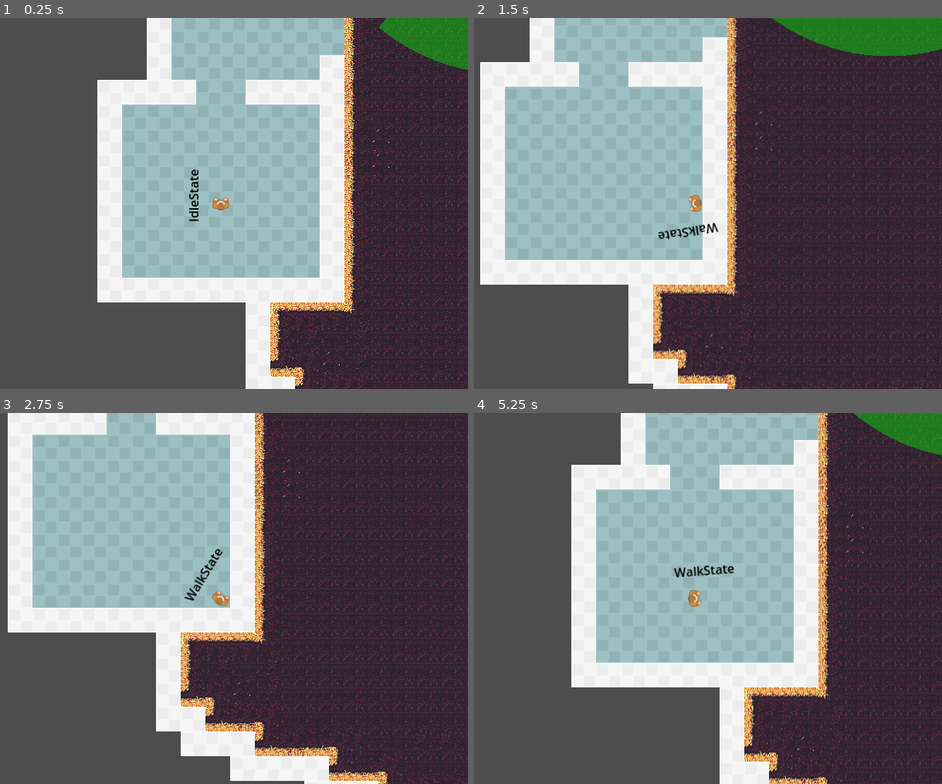
Above: before the commit, frames 1-4 (two rows, left to right).
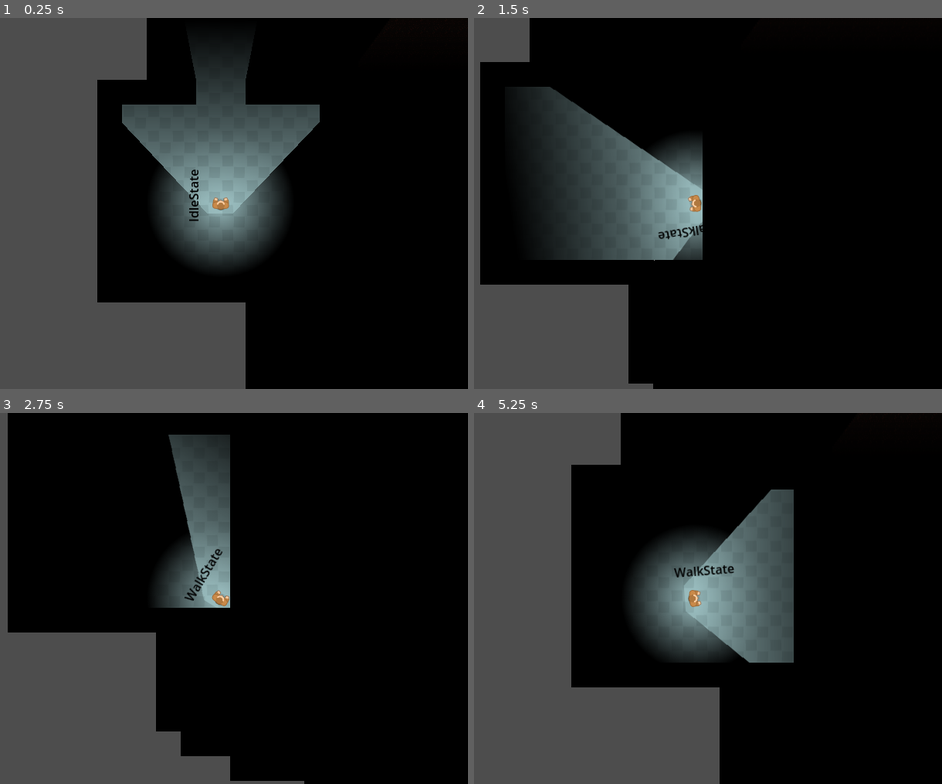
Above: after the commit, the same moments.

Repository: ChewieCB/LD52-Godot4
Game: Godot game, scene res://src/levels/test/TestTileMap.tscn
Same seed, same stepped clock (60 frames per second), same inputs: the game is played once before the commit and once after it.
Inputs (mouse positions are in pixels of both pictures, inside the frame that each line leads up to):
- Up to frame 1 (0.25 s): no input
- Up to frame 2 (1.5 s): tap Enter at 0.5 s; move the mouse to (801, 184) at 0.52 s; hold D (move_right) 0.53-1.28 s; move the mouse to (595, 222) at 1.27 s; hold S (move_down) from 1.28 s (still down)
- Up to frame 3 (2.75 s): move the mouse to (271, 516) at 2.02 s; release S (move_down) at 2.03 s; hold D (move_right) from 2.03 s (still down)
- Up to frame 4 (5.25 s): tap R (reset) at 2.75, 5 s; move the mouse to (670, 672) at 2.77 s; release D (move_right) at 2.78 s; hold W (move_up) 2.78-3.53 s; move the mouse to (843, 654) at 3.52 s; hold A (move_left) 3.53-5.03 s; move the mouse to (548, 542) at 4.27 s; move the mouse to (717, 598) at 5.02 s; hold S (move_down) from 5.03 s (still down)

The runs differ from the first frame. In frame 1, 69% of the frame differs, in the area x 20-100%, y 0-100%; in frame 2, 88%, in the area x 1-100%, y 0-100%; in frame 3, 83%; in frame 4, 69%.
Error in both runs: Invalid call. Nonexistent function 'set_target_location' in base 'NavigationAgent2D'. (res://src/characters/enemies/base_enemy.gd:67)

Commit message:
Added simple lighting & crop player modifiers

Diff:
--- a/project.godot
+++ b/project.godot
@@ -75,7 +75,7 @@
 
 window/size/viewport_width=640
 window/size/viewport_height=480
-window/size/mode=3
+window/size/mode=2
 window/stretch/mode="canvas_items"
 
 [input]
--- a/src/characters/base_character.gd
+++ b/src/characters/base_character.gd
@@ -5,6 +5,7 @@
 @onready var states = $StateManager
 @onready var state_label = $StateLabel
 
+var move_modifier: float = 1.0
 var is_dead: bool = false
 
 
--- a/src/characters/enemies/BaseEnemy.tscn
+++ b/src/characters/enemies/BaseEnemy.tscn
@@ -1,7 +1,8 @@
-[gd_scene load_steps=14 format=3 uid="uid://cs4u6rgsu7gds"]
+[gd_scene load_steps=15 format=3 uid="uid://cs4u6rgsu7gds"]
 
 [ext_resource type="Script" path="res://src/characters/enemies/base_enemy.gd" id="1_85kf1"]
 [ext_resource type="Texture2D" uid="uid://cgdhkvbmdb4t5" path="res://assets/characters/enemy_melee_temp.png" id="1_n0agb"]
+[ext_resource type="Texture2D" uid="uid://5curs4u07t1g" path="res://assets/characters/player_light_ref_no_rear_tall.png" id="2_k35c3"]
 [ext_resource type="Script" path="res://src/utils/state_machine/state_manager.gd" id="3_guvyg"]
 [ext_resource type="Script" path="res://src/characters/enemies/states/ai_move_state.gd" id="4_bp7av"]
 [ext_resource type="Script" path="res://src/characters/enemies/states/idle_state.gd" id="5_3y0yx"]
@@ -24,6 +25,15 @@
 motion_mode = 1
 safe_margin = 0.5
 script = ExtResource("1_85kf1")
+
+[node name="PointLight2D" type="PointLight2D" parent="."]
+position = Vector2(111, 0)
+color = Color(0.772549, 0.615686, 0.333333, 1)
+range_item_cull_mask = 3
+shadow_enabled = true
+shadow_item_cull_mask = 3
+texture = ExtResource("2_k35c3")
+texture_scale = 0.5
 
 [node name="Sprite2D" type="Sprite2D" parent="."]
 scale = Vector2(0.5, 0.5)
--- a/src/characters/enemies/view_cone.gd
+++ b/src/characters/enemies/view_cone.gd
@@ -23,10 +23,10 @@
 var draw_colour = Color.GREEN
 
 
-func _draw() -> void:
-	if view_cone_points:
-		draw_colour.a = 0.4
-		draw_polygon(view_cone_points, Array([draw_colour]))
+#func _draw() -> void:
+#	if view_cone_points:
+#		draw_colour.a = 0.4
+#		draw_polygon(view_cone_points, Array([draw_colour]))
 
 
 func _process(_delta) -> void:
--- a/src/characters/player/Player.tscn
+++ b/src/characters/player/Player.tscn
@@ -2,7 +2,7 @@
 
 [ext_resource type="Texture2D" uid="uid://sh4yhtwa8ba" path="res://assets/characters/player_temp.png" id="1_bue6g"]
 [ext_resource type="Script" path="res://src/characters/player/player.gd" id="1_nrqrt"]
-[ext_resource type="Texture2D" uid="uid://biv3cl470xaui" path="res://assets/characters/player_light_ref_no_rear.png" id="2_jy525"]
+[ext_resource type="Texture2D" uid="uid://dclu43qoi5s4t" path="res://assets/characters/player_light_ref_2.png" id="2_4ldox"]
 [ext_resource type="Script" path="res://src/utils/state_machine/states/move_state.gd" id="3_dl3ym"]
 [ext_resource type="Script" path="res://src/utils/state_machine/state_manager.gd" id="3_f1tag"]
 [ext_resource type="Texture2D" uid="uid://c1vt6iqxu0mtj" path="res://assets/characters/player_light.png" id="3_o1upc"]
@@ -18,18 +18,20 @@
 motion_mode = 1
 script = ExtResource("1_nrqrt")
 
-[node name="ViewCone" type="PointLight2D" parent="."]
-visible = false
-position = Vector2(222, 0)
-shadow_enabled = true
-texture = ExtResource("2_jy525")
-
 [node name="PlayerLight" type="PointLight2D" parent="."]
-visible = false
-energy = 3.0
+z_index = 1
+blend_mode = 2
+range_item_cull_mask = 3
 shadow_enabled = true
 texture = ExtResource("3_o1upc")
-texture_scale = 0.45
+texture_scale = 0.75
+
+[node name="ViewCone" type="PointLight2D" parent="."]
+blend_mode = 2
+range_item_cull_mask = 3
+shadow_enabled = true
+shadow_item_cull_mask = 3
+texture = ExtResource("2_4ldox")
 
 [node name="Sprite2D" type="Sprite2D" parent="."]
 scale = Vector2(0.5, 0.5)
--- a/src/characters/player/player.gd
+++ b/src/characters/player/player.gd
@@ -1,5 +1,12 @@
 class_name Player
 extends BaseCharacter
+
+@onready @export var tilemap: TileMap
+
+var is_torch_enabled = true:
+	set(val):
+		is_torch_enabled = val
+		$ViewCone.visible = is_torch_enabled
 
 
 func _physics_process(delta: float) -> void:
@@ -10,3 +17,15 @@
 		get_tree().quit()
 
 	states.physics_process(delta)
+
+	# TODO - find a better way to check this
+	var current_cell = tilemap.local_to_map(self.position)
+	var cell_data = tilemap.get_cell_tile_data(0, current_cell)
+	if cell_data.get_custom_data("is_crop"):
+		is_torch_enabled = false
+		move_modifier = 0.80
+		$PlayerLight.texture_scale = 0.35
+	else:
+		is_torch_enabled = true
+		move_modifier = 1.0
+		$PlayerLight.texture_scale = 0.75
--- a/src/levels/test/CropTilemap.tres
+++ b/src/levels/test/CropTilemap.tres
@@ -1,9 +1,11 @@
-[gd_resource type="TileSet" load_steps=12 format=3 uid="uid://c8nwsnt1jsfq2"]
+[gd_resource type="TileSet" load_steps=14 format=3 uid="uid://c8nwsnt1jsfq2"]
 
 [ext_resource type="Texture2D" uid="uid://jtlw0pnh8fnh" path="res://assets/environment/tiles/crop_tile.png" id="1_dgybo"]
 [ext_resource type="Texture2D" uid="uid://bawio88skpsrs" path="res://assets/environment/tiles/GroundTemplate.png" id="1_h7ra0"]
 [ext_resource type="Texture2D" uid="uid://bq0lfb0684342" path="res://assets/environment/tiles/barrier_tile.png" id="3_1glxj"]
 [ext_resource type="Texture2D" uid="uid://co1b4ojk4506i" path="res://assets/environment/tiles/indoor_floor_tile.png" id="4_hc4m5"]
+
+[sub_resource type="OccluderPolygon2D" id="OccluderPolygon2D_1b8on"]
 
 [sub_resource type="TileSetAtlasSource" id="TileSetAtlasSource_t7m0f"]
 texture = ExtResource("1_dgybo")
@@ -11,6 +13,7 @@
 0:0/0 = 0
 0:0/0/terrain_set = 0
 0:0/0/terrain = 0
+0:0/0/occlusion_layer_1/polygon = SubResource("OccluderPolygon2D_1b8on")
 0:0/0/physics_layer_0/linear_velocity = Vector2(0, 0)
 0:0/0/physics_layer_0/angular_velocity = 0.0
 0:0/0/physics_layer_0/polygon_0/points = PackedVector2Array(-16, -16, 16, -16, 16, 16, -16, 16)
@@ -24,6 +27,7 @@
 0:0/0/terrains_peering_bit/top_left_corner = 0
 0:0/0/terrains_peering_bit/top_side = 0
 0:0/0/terrains_peering_bit/top_right_corner = 0
+0:0/0/custom_data_0 = true
 
 [sub_resource type="NavigationPolygon" id="NavigationPolygon_ncii5"]
 vertices = PackedVector2Array(-16, -16, 16, -16, 16, 16, -16, 16)
@@ -924,24 +928,27 @@
 8:7/0/physics_layer_1/linear_velocity = Vector2(0, 0)
 8:7/0/physics_layer_1/angular_velocity = 0.0
 
-[sub_resource type="OccluderPolygon2D" id="OccluderPolygon2D_rcgx7"]
-polygon = PackedVector2Array(-16, -16, 16, -16, 16, 16, -16, 16)
+[sub_resource type="OccluderPolygon2D" id="OccluderPolygon2D_m0x5t"]
+polygon = PackedVector2Array(-16, -16, -16, 16, 16, 16, 16, -16)
 
 [sub_resource type="TileSetAtlasSource" id="TileSetAtlasSource_qmac1"]
 texture = ExtResource("3_1glxj")
 texture_region_size = Vector2i(32, 32)
 0:0/0 = 0
-0:0/0/occlusion_layer_0/polygon = SubResource("OccluderPolygon2D_rcgx7")
+0:0/0/occlusion_layer_0/polygon = SubResource("OccluderPolygon2D_m0x5t")
 0:0/0/physics_layer_0/linear_velocity = Vector2(0, 0)
 0:0/0/physics_layer_0/angular_velocity = 0.0
 0:0/0/physics_layer_1/linear_velocity = Vector2(0, 0)
 0:0/0/physics_layer_1/angular_velocity = 0.0
 0:0/0/physics_layer_1/polygon_0/points = PackedVector2Array(-16, -16, 16, -16, 16, 16, -16, 16)
 
+[sub_resource type="OccluderPolygon2D" id="OccluderPolygon2D_b84bq"]
+
 [sub_resource type="TileSetAtlasSource" id="TileSetAtlasSource_40s6g"]
 texture = ExtResource("4_hc4m5")
 texture_region_size = Vector2i(32, 32)
 0:0/0 = 0
+0:0/0/occlusion_layer_0/polygon = SubResource("OccluderPolygon2D_b84bq")
 0:0/0/physics_layer_0/linear_velocity = Vector2(0, 0)
 0:0/0/physics_layer_0/angular_velocity = 0.0
 0:0/0/physics_layer_1/linear_velocity = Vector2(0, 0)
@@ -949,7 +956,8 @@
 
 [resource]
 tile_size = Vector2i(32, 32)
-occlusion_layer_0/light_mask = 1
+occlusion_layer_0/light_mask = 3
+occlusion_layer_1/light_mask = 1
 physics_layer_0/collision_layer = 8
 physics_layer_0/collision_mask = 4
 physics_layer_1/collision_layer = 2
@@ -958,6 +966,8 @@
 terrain_set_0/terrain_0/name = "Crops"
 terrain_set_0/terrain_0/color = Color(0.152941, 0.415686, 0.533333, 1)
 navigation_layer_0/layers = 0
+custom_data_layer_0/name = "is_crop"
+custom_data_layer_0/type = 1
 sources/1 = SubResource("TileSetAtlasSource_22ik1")
 sources/0 = SubResource("TileSetAtlasSource_t7m0f")
 sources/2 = SubResource("TileSetAtlasSource_qmac1")
--- a/src/levels/test/TestTileMap.tscn
+++ b/src/levels/test/TestTileMap.tscn
@@ -1,28 +1,28 @@
-[gd_scene load_steps=19 format=3 uid="uid://ch3mj64pm5hec"]
+[gd_scene load_steps=22 format=3 uid="uid://ch3mj64pm5hec"]
 
 [ext_resource type="TileSet" uid="uid://c8nwsnt1jsfq2" path="res://src/levels/test/CropTilemap.tres" id="1_3cpwr"]
 [ext_resource type="PackedScene" uid="uid://byol1svprhp55" path="res://src/characters/player/Player.tscn" id="2_66md6"]
 [ext_resource type="PackedScene" uid="uid://cs4u6rgsu7gds" path="res://src/characters/enemies/BaseEnemy.tscn" id="3_yco3d"]
 
 [sub_resource type="NavigationPolygon" id="NavigationPolygon_somum"]
-vertices = PackedVector2Array(176, -240, 144, -304, 144, -336, 240, -336, 560, 48, 240, -368, 336, -368, 560, -272, 336, -400, 496, -400, 496, -432, 624, -432, 624, -400, 752, -400, 752, -368, 817, -368, 817, -272, 1009, 48, 1009, 336, 945, 336, 945, 368, 624, 368, 176, 240, 624, 400, 592, 400, 592, 432, 464, 432, 464, 464, 432, 464, 432, 432, 336, 432, 336, 400, 272, 400, 272, 368, 176, 368, 176, 336, 112, 336, 112, 304, 80, 304, 80, 240, 112, -240, 112, -304)
-polygons = [PackedInt32Array(0, 1, 2, 3, 4), PackedInt32Arra …(177 unchanged characters)…  19), PackedInt32Array(4, 19, 20, 21, 22), PackedInt32Array(21, 23, 24), PackedInt32Array(24, 25, 26), PackedInt32Array(26, 27, 28, 29), PackedInt32Array(29, 30, 31, 21), PackedInt32Array(31, 32, 33, 21), PackedInt32Array(33, 34, 35), PackedInt32Array(35, 36, 37, 22), PackedInt32Array(37, 38, 39, 22), PackedInt32Array(0, 40, 41, 1), PackedInt32Array(33, 35, 22, 21), PackedInt32Array(22, 0, 4), PackedInt32Array(26, 29, 21, 24)]
-outlines = [PackedVector2Array(112, -304, 112, -240, 176, -240, 176, 240, 80, 240, 80, 304, 112, 304, 112, 336, 176, 336, 176, 368, 272, 368, 272, 400, 336, 400, 336, 432, 432, 432, 432, 464, 464, 464, 464, 432, 592, 432, 592, 400, 624, 400, 624, 368, 945, 368, 945, 336, 1009, 336, 1009, 48, 560, 48, 560, -272, 817, -272, 817, -368, 752, -368, 752, -400, 624, -400, 624, -432, 496, -432, 496, -400, 336, -400, 336, -368, 240, -368, 240, -336, 144, -336, 144, -304)]
+vertices = PackedVector2Array(160, -224, 128, -320, 128, -352, 224, -352, 576, 32, 224, -384, 320, -384, 576, -256, 320, -416, 480, -416, 480, -448, 640, -448, 640, -416, 768, -416, 768, -384, 833, -384, 833, -256, 1025, 32, 1025, 352, 961, 352, 961, 384, 640, 384, 160, 224, 640, 416, 608, 416, 608, 448, 480, 448, 480, 480, 416, 480, 416, 448, 320, 448, 320, 416, 256, 416, 256, 384, 160, 384, 160, 352, 96, 352, 96, 320, 64, 320, 64, 224, 96, -224, 96, -320)
+polygons = [PackedInt32Array(0, 1, 2, 3, 4), PackedInt32Arra …(177 unchanged characters)…  19), PackedInt32Array(4, 19, 20, 21, 22, 0), PackedInt32Array(21, 23, 24), PackedInt32Array(24, 25, 26), PackedInt32Array(26, 27, 28, 29), PackedInt32Array(29, 30, 31, 21), PackedInt32Array(31, 32, 33, 21), PackedInt32Array(33, 34, 35), PackedInt32Array(35, 36, 37, 22), PackedInt32Array(37, 38, 39, 22), PackedInt32Array(0, 40, 41, 1), PackedInt32Array(33, 35, 22, 21), PackedInt32Array(26, 29, 21, 24)]
+outlines = [PackedVector2Array(96, -320, 96, -224, 160, -224, 160, 224, 64, 224, 64, 320, 96, 320, 96, 352, 160, 352, 160, 384, 256, 384, 256, 416, 320, 416, 320, 448, 416, 448, 416, 480, 480, 480, 480, 448, 608, 448, 608, 416, 640, 416, 640, 384, 961, 384, 961, 352, 1025, 352, 1025, 32, 576, 32, 576, -256, 833, -256, 833, -384, 768, -384, 768, -416, 640, -416, 640, -448, 480, -448, 480, -416, 320, -416, 320, -384, 224, -384, 224, -352, 128, -352, 128, -320)]
 
 [sub_resource type="NavigationPolygon" id="NavigationPolygon_g01u0"]
-vertices = PackedVector2Array(1009, -80, 1009, 48, 881, 48, 977, -80, 881, -208, 945, -208, 977, -208)
-polygons = [PackedInt32Array(0, 1, 2, 3), PackedInt32Array(3, 2, 4, 5), PackedInt32Array(3, 5, 6)]
-outlines = [PackedVector2Array(1009, 48, 881, 48, 881, -208, 945, -208, 977, -208, 977, -80, 1009, -80)]
+vertices = PackedVector2Array(1025, -96, 1025, 32, 865, 32, 993, -96, 865, -224, 993, -224)
+polygons = [PackedInt32Array(0, 1, 2, 3), PackedInt32Array(3, 2, 4, 5)]
+outlines = [PackedVector2Array(1025, 32, 865, 32, 865, -224, 993, -224, 993, -96, 1025, -96)]
 
 [sub_resource type="NavigationPolygon" id="NavigationPolygon_dvqw8"]
-vertices = PackedVector2Array(560, -112, 560, -144, 624, -144, 624, -112, 624, -208, 817, -208, 817, -16, 784, -16, 752, -16, 784, 48, 752, 48, 624, -16)
+vertices = PackedVector2Array(560, -96, 560, -160, 608, -160, 608, -96, 608, -224, 833, -224, 833, 0, 801, 0, 736, 0, 801, 48, 736, 48, 608, 0)
 polygons = [PackedInt32Array(0, 1, 2, 3), PackedInt32Array(2, 4, 5, 6, 7), PackedInt32Array(3, 2, 7, 8), PackedInt32Array(7, 9, 10, 8), PackedInt32Array(3, 8, 11)]
-outlines = [PackedVector2Array(560, -144, 624, -144, 624, -208, 817, -208, 817, -16, 784, -16, 784, 48, 752, 48, 752, -16, 624, -16, 624, -112, 560, -112)]
+outlines = [PackedVector2Array(560, -160, 608, -160, 608, -224, 833, -224, 833, 0, 801, 0, 801, 48, 736, 48, 736, 0, 608, 0, 608, -96, 560, -96)]
 
 [sub_resource type="NavigationPolygon" id="NavigationPolygon_xfqr2"]
-vertices = PackedVector2Array(176, -144, 176, -112, 112, -112, 112, -144, 112, -80, -16, -80, -48, -80, -48, -176, 112, -176)
-polygons = [PackedInt32Array(0, 1, 2, 3), PackedInt32Array(2, 4, 5), PackedInt32Array(5, 6, 7, 8, 3), PackedInt32Array(3, 2, 5)]
-outlines = [PackedVector2Array(176, -144, 112, -144, 112, -176, -48, -176, -48, -80, -16, -80, 112, -80, 112, -112, 176, -112)]
+vertices = PackedVector2Array(176, -160, 176, -96, 128, -96, 128, -160, 128, -64, -64, -64, -64, -192, 128, -192)
+polygons = [PackedInt32Array(0, 1, 2, 3), PackedInt32Array(2, 4, 5, 6), PackedInt32Array(3, 2, 6), PackedInt32Array(3, 6, 7)]
+outlines = [PackedVector2Array(176, -160, 128, -160, 128, -192, -64, -192, -64, -64, 128, -64, 128, -96, 176, -96)]
 
 [sub_resource type="NavigationPolygon" id="NavigationPolygon_vmkxl"]
 vertices = PackedVector2Array(1153, 320, 1089, 320, 1089, 64, 1281, 64, 1281, 32, 1297, 32, 1473, 416, 1697, 352, 1601, …(206 unchanged characters)…
@@ -82,11 +82,19 @@
 }
 point_count = 13
 
+[sub_resource type="OccluderPolygon2D" id="OccluderPolygon2D_q8cif"]
+polygon = PackedVector2Array(1249, -224, 1185, -224, 1185, -160, 1153, -160, 1153, 0, 1185, 0, 1185, 32, 1249, 32, 1249, 0, 1281, 0, 1281, -64, 1249, -64)
+
+[sub_resource type="OccluderPolygon2D" id="OccluderPolygon2D_l52d4"]
+polygon = PackedVector2Array(1409, -384, 1409, -320, 1537, -320, 1537, -352, 1633, -352, 1633, -320, 1729, -320, 1729, -288, 1857, -288, 1857, -352, 1761, -352, 1761, -384, 1697, -384, 1697, -416, 1505, -416, 1505, -384)
+
+[sub_resource type="OccluderPolygon2D" id="OccluderPolygon2D_psg26"]
+polygon = PackedVector2Array(2017, -32, 2017, 32, 1985, 32, 1985, 96, 2017, 96, 2017, 160, 2081, 160, 2081, 128, 2113, 128, 2113, 32, 2081, 32, 2081, -32)
+
 [node name="TestTileMap" type="Node2D"]
 
 [node name="CanvasModulate" type="CanvasModulate" parent="."]
-visible = false
-color = Color(0.254902, 0.254902, 0.254902, 1)
+color = Color(0, 0, 0, 1)
 
 [node name="TileMap" type="TileMap" parent="."]
 tile_set = ExtResource("1_3cpwr")
@@ -131,9 +139,10 @@
 [node name="NavRegion12" type="NavigationRegion2D" parent="Navigation"]
 navigation_polygon = SubResource("NavigationPolygon_5k14c")
 
-[node name="Player" parent="." instance=ExtResource("2_66md6")]
+[node name="Player" parent="." node_paths=PackedStringArray("tilemap") instance=ExtResource("2_66md6")]
 position = Vector2(0, 96.03)
 rotation = -1.5708
+tilemap = NodePath("../TileMap")
 
 [node name="Enemies" type="Node2D" parent="."]
 
@@ -197,3 +206,13 @@
 curve = SubResource("Curve2D_831gw")
 
 [node name="Occluders" type="Node2D" parent="."]
+
+[node name="LightOccluder2D" type="LightOccluder2D" parent="Occluders"]
+occluder = SubResource("OccluderPolygon2D_q8cif")
+occluder_light_mask = 2
+
+[node name="LightOccluder2D2" type="LightOccluder2D" parent="Occluders"]
+occluder = SubResource("OccluderPolygon2D_l52d4")
+
+[node name="LightOccluder2D3" type="LightOccluder2D" parent="Occluders"]
+occluder = SubResource("OccluderPolygon2D_psg26")
--- a/src/utils/state_machine/states/move_state.gd
+++ b/src/utils/state_machine/states/move_state.gd
@@ -43,5 +43,6 @@
 
 
 func apply_movement() -> void:
+	actor.velocity *= actor.move_modifier
 	actor.move_and_slide()
 	actor.look_at(actor.get_global_mouse_position())
Binary file added: assets/characters/player_light_ref_2.png
Not shown, added: assets/characters/player_light_ref_2.png.import
Binary file added: assets/characters/player_light_ref_no_rear_tall.png
Not shown, added: assets/characters/player_light_ref_no_rear_tall.png.import
Not shown: 2 places in src/characters/enemies/BaseEnemy.tscn that only renumber resources
